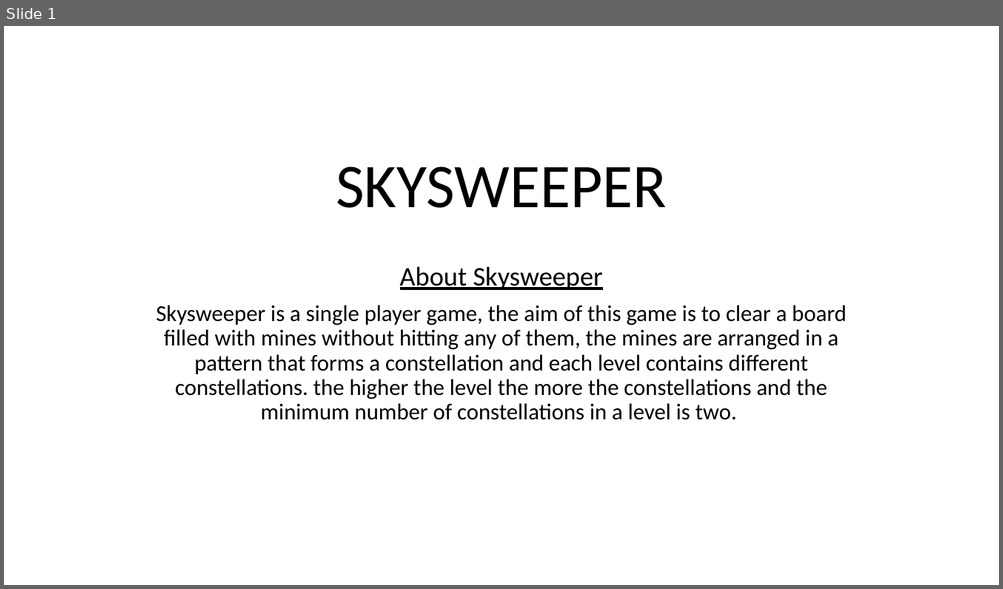
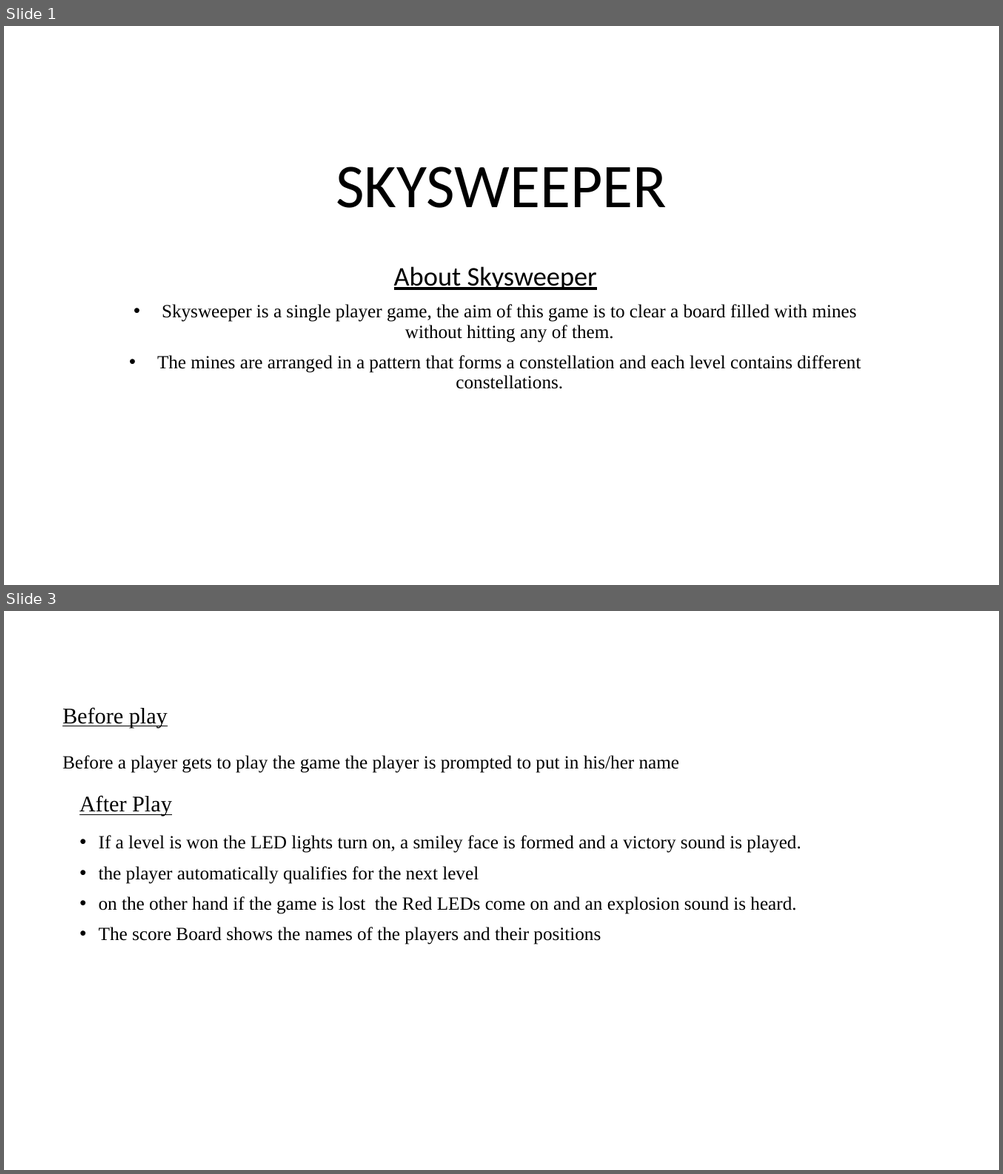
Before and after one commit to CRogers999/CSC-132-Minesweeper, a slide deck: SKYSWEEPER.pptx. Shown one above the other, each under a label of ours: slide 1 before the commit, slides 1 and 3 after it; the slides between them are not shown. The pictures are 1003x589 and 1003x1174 pixels, drawn with LibreOffice and Linux fonts; fonts in the diff are those of the drawing. Boxes give left, top, right and bottom in pixels: in the first picture for what was removed or moved away, otherwise in the second. Text is boxed around its words. In the diff, an @@ line names an element or a change of style, - is before the commit and + after.

```diff
--- a/SKYSWEEPER.pptx
+++ b/SKYSWEEPER.pptx
@@ slide 3 added at [4,611,999,1170], background #FFFFFF @@
@@ title added at [62,707,679,773], 18 pt, text #000000 @@
+Before play
+Before a player gets to play the game the player is prompted to put in his/her name
+After Play
@@ text added at [99,835,800,945], 18 pt, text #000000 @@
+• If a level is won the LED lights turn on, a smiley face is formed and a victory sound is played.
+• the player automatically qualifies for the next level
+• on the other hand if the game is lost the Red LEDs come on and an explosion sound is heard.
+• The score Board shows the names of the players and their positions
@@ slide 1 changed as well @@
@@ subtitle at [157,304,860,389]: text changed; size 22 to 18 pt; font Calibri to Times New Roman @@
-Skysweeper is a single player game, the aim of this game is to clear a board filled with mines without hitting any of them, the mines are arranged in a pattern that forms a constellation and each level contains different constellations. the higher the level the more the constellations and the minimum number of constellations in a level is two.
+• Skysweeper is a single player game, the aim of this game is to clear a board filled with mines without hitting any of them.
+• The mines are arranged in a pattern that forms a constellation and each level contains different constellations.
```
Also in this commit, not shown: 1 other slide changed, 1 other slide added.
